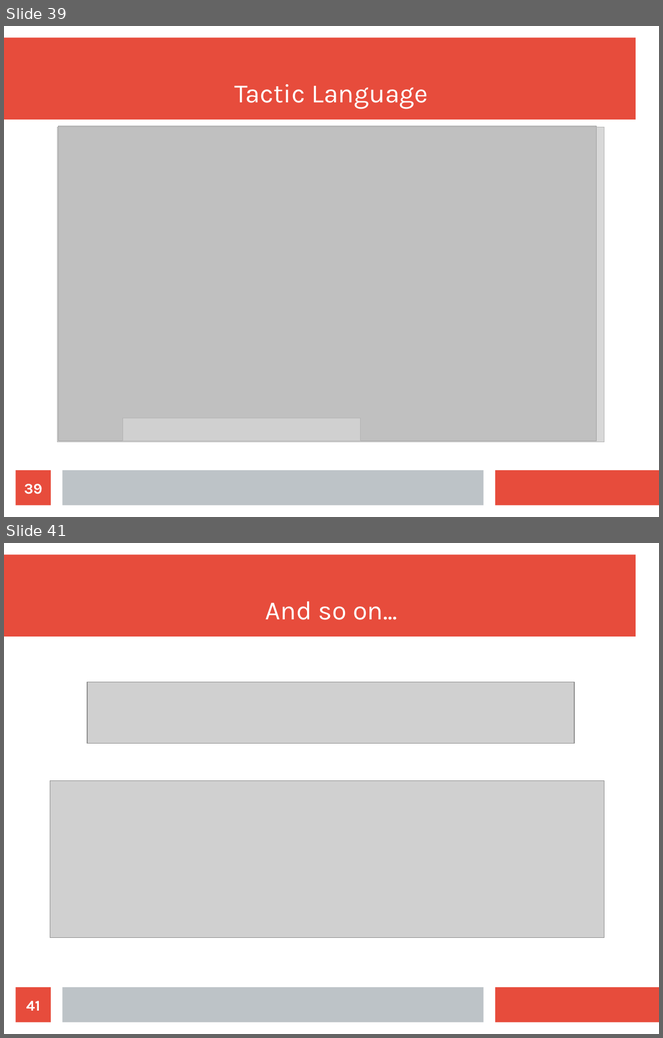
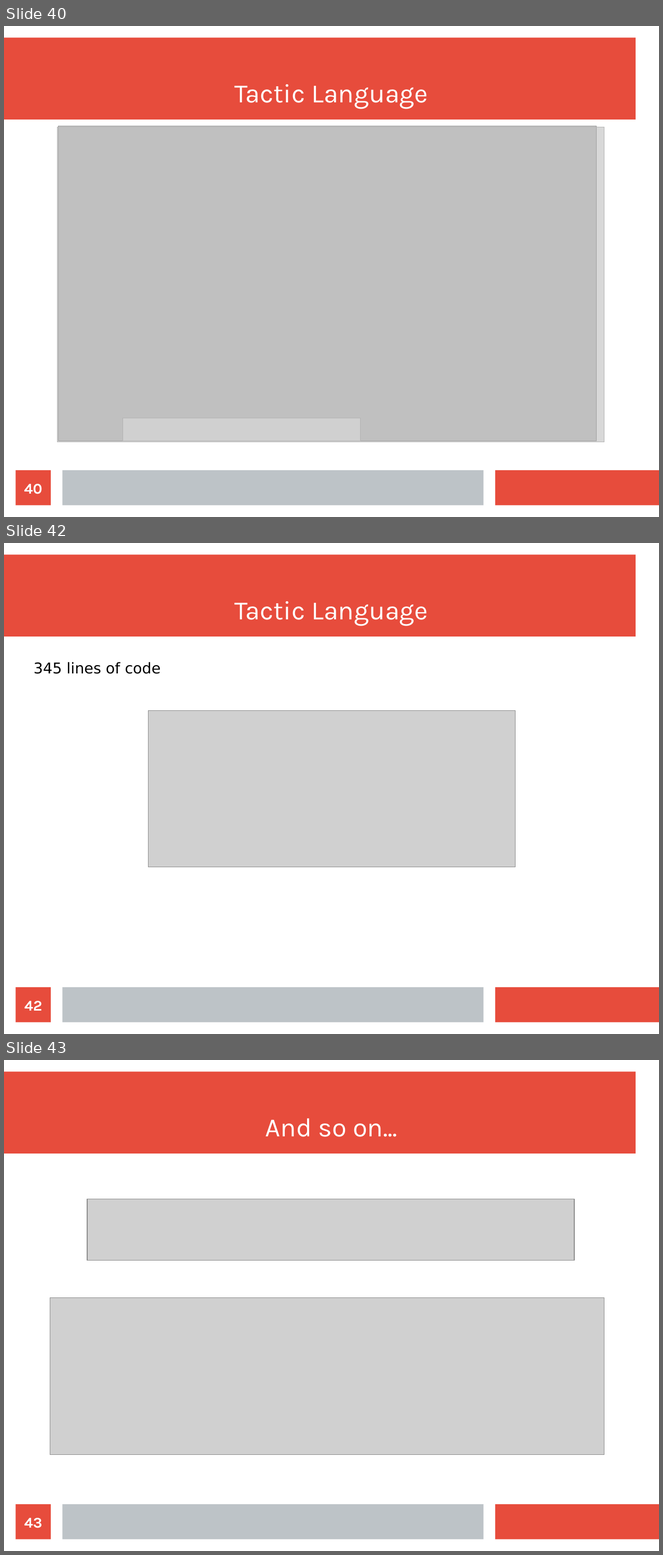
Before and after one commit to wilbowma/cur, a slide deck: hope-2016/slides.odp. Shown one above the other, each under a label of ours: slides 39 and 41 before the commit, slides 40, 42 and 43 after it; the slides between them are not shown. The pictures are 663x1038 and 663x1555 pixels, drawn with LibreOffice and Linux fonts; fonts in the diff are those of the drawing; grey boxes stand for pictures. Boxes give left, top, right and bottom in pixels: in the first picture for what was removed or moved away, otherwise in the second. Text is boxed around its words. In the diff, an @@ line names an element or a change of style, - is before the commit and + after.

```diff
--- a/hope-2016/slides.odp
+++ b/hope-2016/slides.odp
@@ slide 42 added at box(4, 543, 659, 1034), background #FFFFFF; not listed: 3 template elements that a slide beside it also shows @@
@@ title added at box(235, 601, 428, 626), 32 pt, text #FFFFFF @@
+Tactic Language
@@ text added at box(34, 662, 161, 674), 18 pt, text #000000 @@
+345 lines of code
@@ picture added at box(149, 710, 516, 867) @@
@@ page number added at box(16, 988, 51, 1023), fill #E74C3C, 18 pt, text #FFFFFF, bold @@
+42
@@ what was slide 39 is now slide 40 @@
@@ page number at box(24, 484, 42, 495): text changed @@
-39
+40
@@ what was slide 41 is now slide 43 @@
@@ page number at box(24, 1518, 42, 1529): text changed @@
-41
+43
```
Also in this commit, not shown: 8 slides changed, 1 other slide added, 1 other file.
